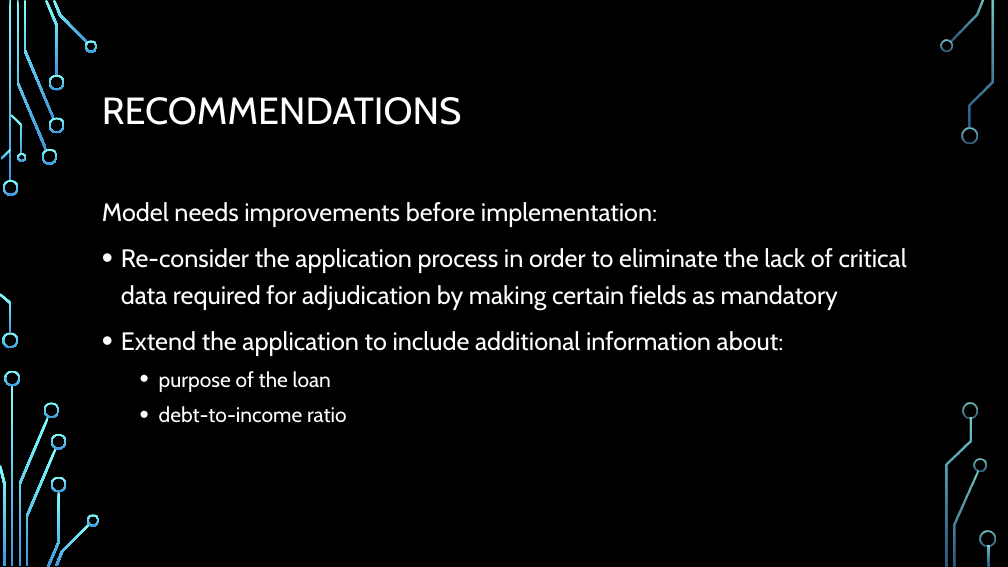
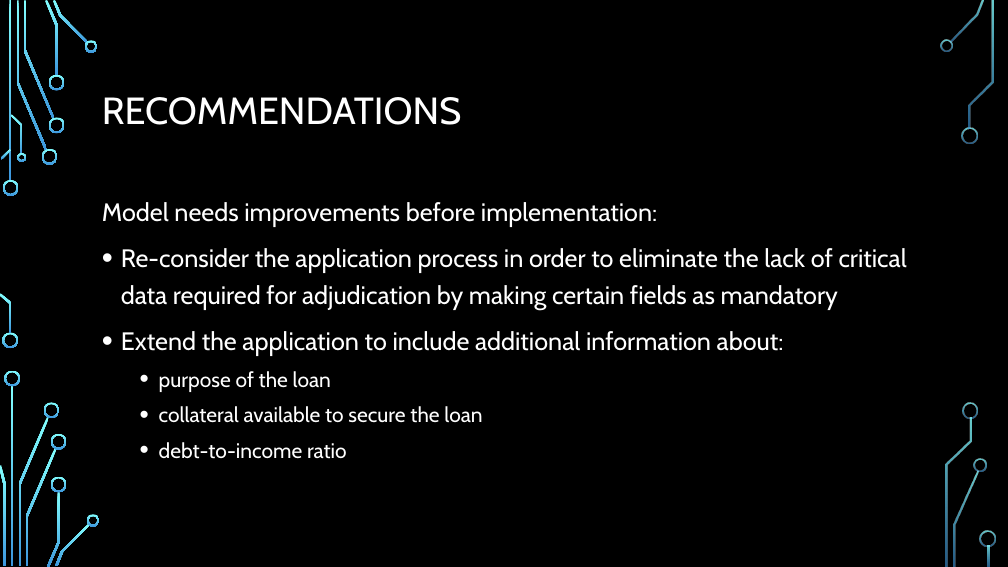
Before and after one commit to AliyevaO/Loan, a slide deck: slide 8 of Presentation Loan Prediction.pptx. Drawn at 1008x567 pixels with LibreOffice and Linux fonts; fonts in the diff are those of the drawing; background and template pictures are left out. Boxes give left, top, right and bottom in pixels: in the first picture for what was removed or moved away, otherwise in the second. Text is boxed around its words. In the diff, an @@ line names an element or a change of style, - is before the commit and + after.

```diff
--- a/Presentation Loan Prediction.pptx
+++ b/Presentation Loan Prediction.pptx
@@ text at (x1=159, y1=406, x2=482, y2=423): paragraph added @@
+  • collateral available to secure the loan
```
Also in this commit, not shown: 2 other slides changed.
